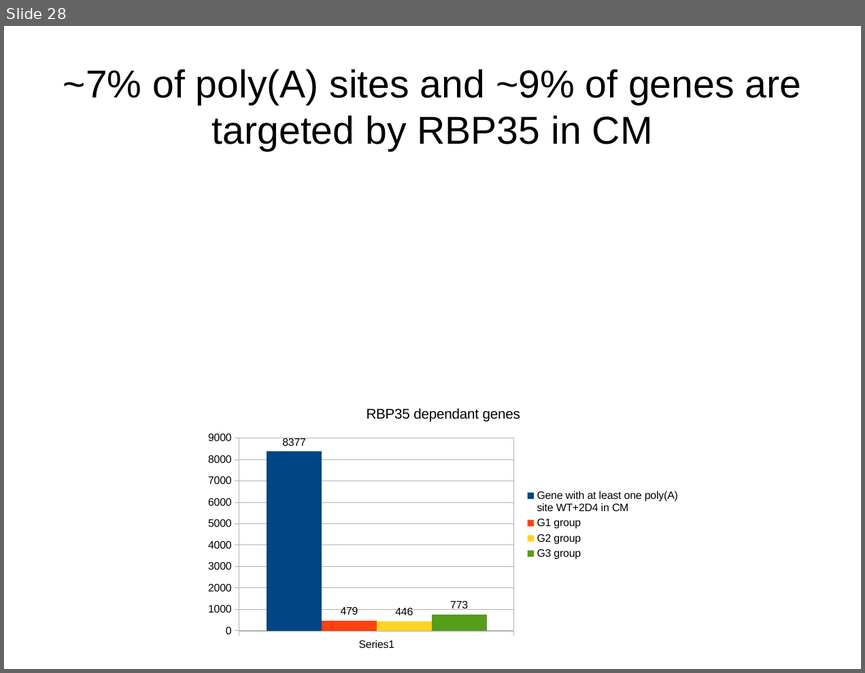
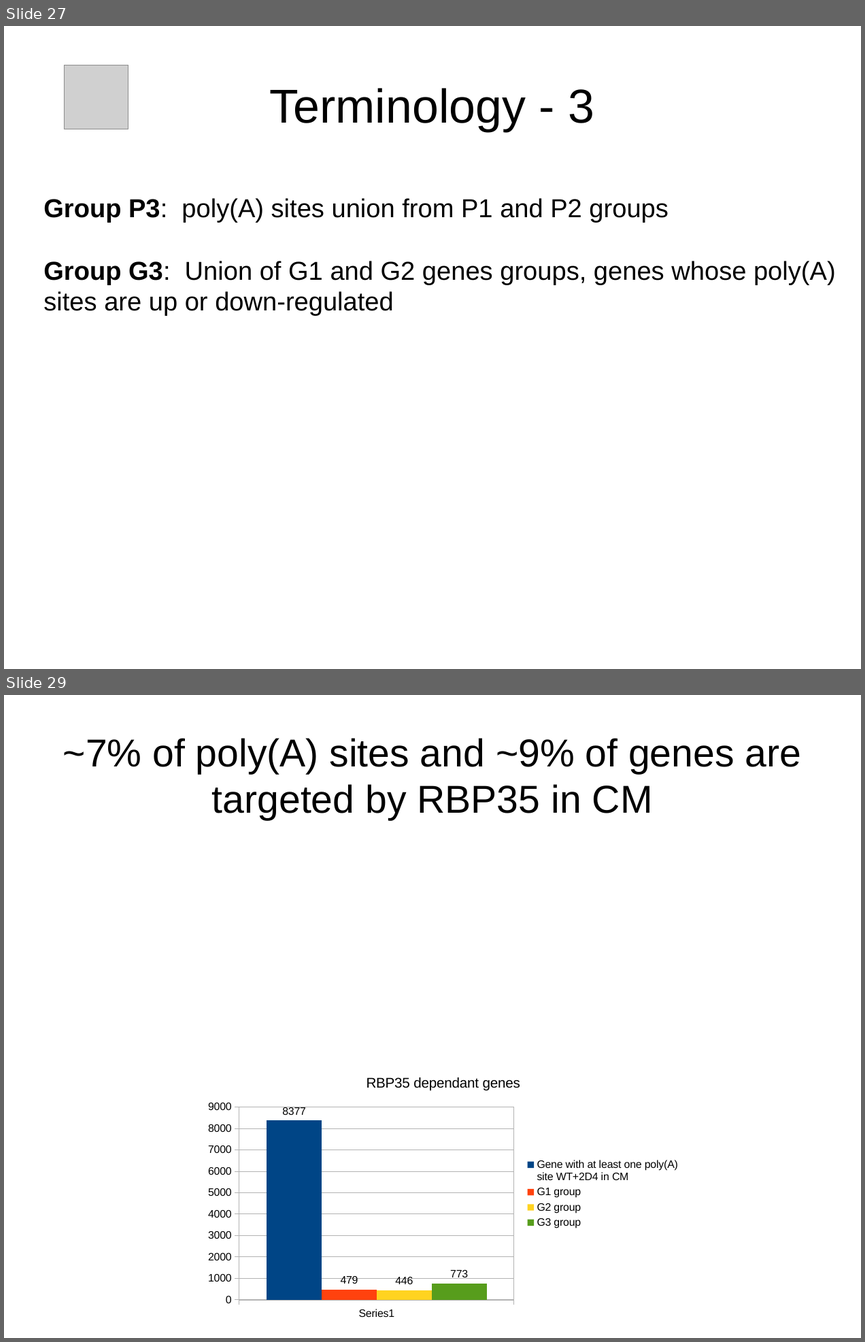
Before and after one commit to wilkinsonlab/m-oryzae-polya, a slide deck: doc/oryzae_presentation.odp. Shown one above the other, each under a label of ours: slide 28 before the commit, slides 27 and 29 after it; the slides between them are not shown. The pictures are 865x673 and 865x1342 pixels, drawn with LibreOffice and Linux fonts; fonts in the diff are those of the drawing; grey boxes stand for pictures. Boxes give left, top, right and bottom in pixels: in the first picture for what was removed or moved away, otherwise in the second. Text is boxed around its words. In the diff, an @@ line names an element or a change of style, - is before the commit and + after.

```diff
--- a/doc/oryzae_presentation.odp
+++ b/doc/oryzae_presentation.odp
@@ slide 27 added at (x1=4, y1=26, x2=861, y2=669), background #FFFFFF @@
@@ picture added at (x1=65, y1=65, x2=128, y2=129) @@
@@ title added at (x1=270, y1=88, x2=594, y2=131), 44 pt, text #000000 @@
+Terminology - 3
@@ text added at (x1=43, y1=198, x2=836, y2=316), 24 pt, text #000000 @@
+Group P3: poly(A) sites union from P1 and P2 groups
+Group G3: Union of G1 and G2 genes groups, genes whose poly(A) sites are up or down-regulated
@@ what was slide 28 is now slide 29 @@
```
Also in this commit, not shown: 14 slides changed, 1 other slide added, 1 slide removed, 4 other files.
